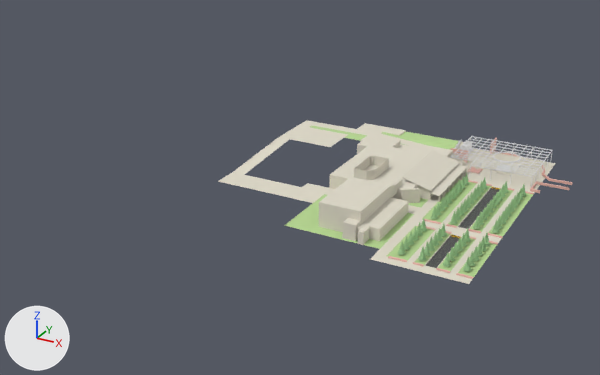
Before and after pictures for a commit that changed the Blender file Assets/Art/Source/track.blend.
Before and after are seen from a 50 mm lens placed at (535.0, -1725.0, 853.0), pointed at (-462.0, 88.0, -53.0). The axes (+X, +Y, +Z) are drawn at lower left. The lights are the same throughout.

Before the edit, the objects in view are built like this:
```python
me_plane = bpy.data.meshes.new('Plane')
me_plane.from_pydata(...)  # 511 vertices, 454 faces; spans x -638.0..101.0, y -246.0..496.0, z -1.0..26.0
# faces by material slot: [413, 41]
me_plane.materials.append(mat_pavement)  # light grey #e0dbcb
me_plane.materials.append(mat_grass)  # green #bad896
me_plane_002 = bpy.data.meshes.new('Plane.002')
me_plane_002.from_pydata(...)  # 220 vertices, 176 faces; spans x -143.0..191.0, y -213.0..533.0, z 0.0..35.0
me_plane_002.materials.append(mat_stone_bench)  # beige #e7b7ab
me_plane_006 = bpy.data.meshes.new('Plane.006')
me_plane_006.from_pydata(...)  # 243 vertices, 158 faces; spans x -402.0..-90.0, y -194.0..365.0, z 0.0..62.0
me_plane_006.materials.append(mat_pavement)  # light grey #e0dbcb
ob_plane = bpy.data.objects.new('Plane', me_plane)
ob_plane.location = (28.0, -34.0, 0.0)
ob_plane_003 = bpy.data.objects.new('Plane.003', me_plane_006)
ob_plane_003.location = (28.0, -34.0, 0.0)
ob_stone_bench = bpy.data.objects.new('Stone Bench', me_plane_002)
ob_stone_bench.location = (11.0, -44.0, 0.0)
# also in view: 'Plane.002' at (36.0, -13.0, -1.0); 'Plane.006' at (-109.0, 169.0, 33.0); 'trees' at (35.0, -15.0, 17.0); 'Plane.001' at (3.0, 357.0, 18.0)
```
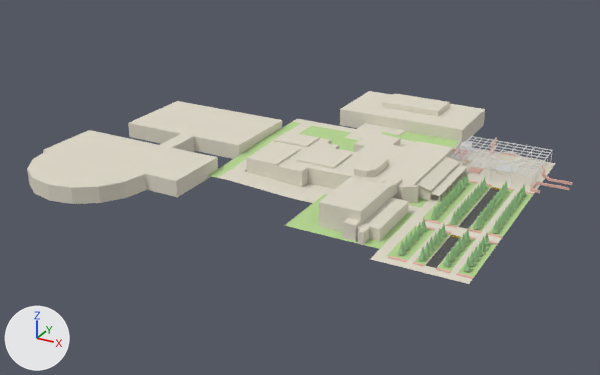
Where the newer file only moved an object's origin or applied its transform, the numbers keep the older frame.

The edits, one by one:
me_plane is used by ob_plane; location (28.0, -34.0, 0.0).
me_plane had 511 vertices, 454 faces and spanned x -638.0..101.0, y -246.0..496.0, z -1.0..26.0.
me_plane now has 545 vertices, 483 faces and spans x -670.0..101.0, y -246.0..496.0, z -1.0..26.0.
Part 1, on me_plane:
1 vertex is removed from x -638.0, y 19.0, z 0.0.
2 faces are deleted.
3 vertices in x -638.0..-601.0, y -53.0..19.0, z 0.0 move by (0.0, 0.0, 10.0).
23 vertices are added at x -670.0..-384.0, y 19.0..276.0, z 10.0..20.0.
7 new vertices lie (-32.0, 0.0, 0.0) away from vertices in x -638.0, y -53.0..433.0, z 0.0..20.0.
5 new vertices lie (24.0, 0.0, 0.0) away from vertices in x -384.0, y 177.0..276.0, z 20.0.
13 new faces join them, mat_pavement (light grey #e0dbcb).
18 new faces join them, mat_grass (green #bad896).
me_plane part 2: 3 faces spanning x -601.0..-470.0, y 262.0..379.0, z 20.0 switch from mat_pavement (light grey #e0dbcb) to mat_grass (green #bad896).
me_plane part 3: 3 faces spanning x -470.0..-392.0, y 350.0..398.0, z 20.0 switch from mat_grass (green #bad896) to mat_pavement (light grey #e0dbcb).
me_plane_006 is used by ob_plane_003; location (28.0, -34.0, 0.0).
me_plane_006 had 243 vertices, 158 faces and spanned x -402.0..-90.0, y -194.0..365.0, z 0.0..62.0.
me_plane_006 now has 264 vertices, 181 faces and spans x -404.0..-90.0, y -194.0..365.0, z 0.0..62.0.
Part 4, on me_plane_006:
7 vertices are removed from x -402.0..-130.0, y 76.0..365.0, z 0.0..37.0.
18 faces are deleted.
8 vertices in x -217.0..-180.0, y 30.0..78.0, z 51.0 move by (0.0, 0.0, 2.0).
3 vertices in x -402.0..-396.0, y 315.0..365.0, z 0.0 move by (-2.0, 0.0, 0.0).
2 vertices move from x -396.0..-365.0, y 279.0, z 0.0 to x -398.0..-365.0, y 262.0, z 0.0.
6 vertices are added at (-136.0, 76.0, 37.0), (-136.0, 76.0, 0.0), (-136.0, 76.0, 44.0), (-135.0, 73.0, 37.0), (-135.0, 73.0, 0.0), (-135.0, 73.0, 44.0).
12 new vertices lie (0.0, 0.0, 7.0) away from vertices in x -365.0..-149.0, y 50.0..365.0, z 37.0.
5 new vertices lie (0.0, 0.0, 37.0) away from vertices in x -402.0..-365.0, y 279.0..365.0, z 0.0.
5 new vertices lie (0.0, 0.0, 7.0) away from vertices in x -404.0..-365.0, y 262.0..365.0, z 37.0.
41 new faces join them.
Mesh me_plane_016 is new.
It has 80 vertices, 71 faces and spans x -601.0..-365.0, y 19.0..259.0, z 0.0..49.0.
It uses material mat_pavement (light grey #e0dbcb).
Mesh me_plane_014 is new.
It has 62 vertices, 57 faces and spans x -1113.0..-670.0, y -352.0..339.0, z 0.0..44.0.
It uses material mat_pavement (light grey #e0dbcb).
Mesh me_plane_013 is new.
It has 16 vertices, 11 faces and spans x -555.0..-167.0, y 493.0..706.0, z 0.0..69.0.
It uses material mat_pavement (light grey #e0dbcb).
Object 'Plane.010' (ob_plane_010) is new; it shows me_plane_016.
Its location is (28.0, -34.0, 0.0).
Object 'Plane.009' (ob_plane_009) is new; it shows me_plane_014.
Its location is (28.0, -34.0, 0.0).
Object 'Plane.008' (ob_plane_008) is new; it shows me_plane_013.
Its location is (28.0, -34.0, 0.0).

Changed parts and their boxes (x1, y1, x2, y2) in the pictures (600 x 375 px):
'Plane.009', added
    after: (27, 101, 282, 204)
'Plane', reshaped
    before: (218, 120, 556, 284)
    after: (208, 119, 556, 284)
'Plane.003', reshaped
    before: (319, 135, 466, 245)
    after: (319, 132, 466, 245)
'Plane.008', added
    after: (340, 91, 485, 142)
'Plane.010', added
    after: (246, 132, 356, 188)
part 1 of me_plane, built on
    before: (218, 137, 301, 197)
    after: (208, 119, 359, 197)
part 2 of me_plane, recoloured (white to green)
    both: (299, 127, 348, 144)
part 3 of me_plane, recoloured
    both: (344, 133, 363, 140)
part 4 of me_plane_006, built on
    before: (330, 135, 453, 203)
    after: (330, 132, 453, 203)
